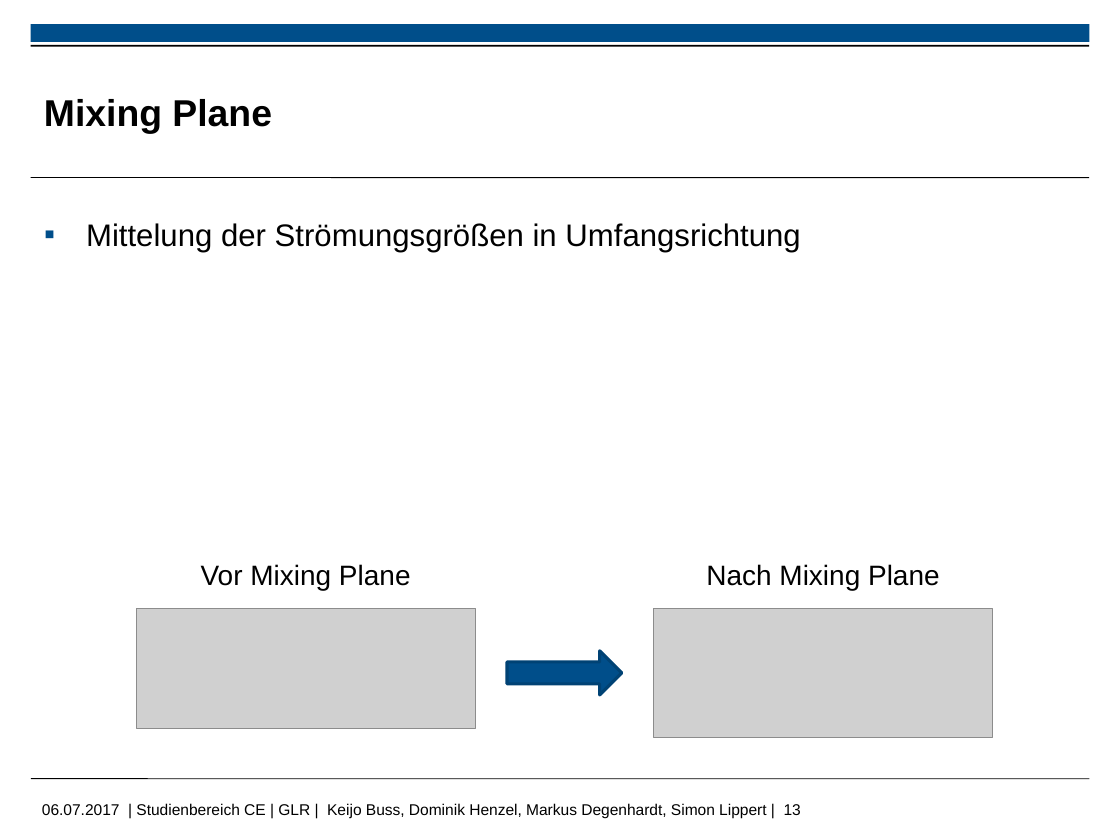
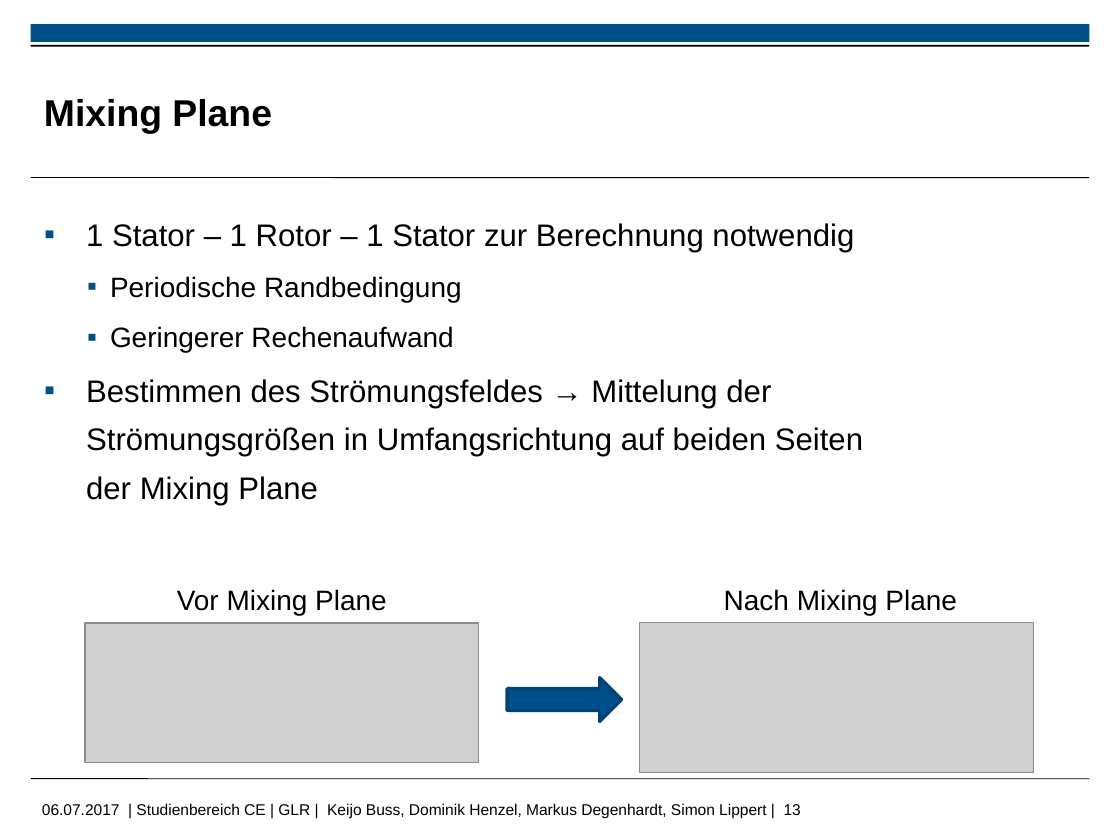
Before and after one commit to MDegenhardt/AusarbeitungADP, a slide deck: slide 13 of Präsentation/Abschluss_Präsentation_Keijo.pptx. Drawn at 1120x840 pixels with LibreOffice and Linux fonts; fonts in the diff are those of the drawing; grey boxes stand for pictures; background and template pictures are left out. Boxes give left, top, right and bottom in pixels: in the first picture for what was removed or moved away, otherwise in the second. Text is boxed around its words. In the diff, an @@ line names an element or a change of style, - is before the commit and + after.

Commit message:
6.7.17_4

```diff
--- a/Präsentation/Abschluss_Präsentation_Keijo.pptx
+++ b/Präsentation/Abschluss_Präsentation_Keijo.pptx
@@ text at [86,223,863,505]: text changed @@
-▪ Mittelung der Strömungsgrößen in Umfangsrichtung
+▪ 1 Stator – 1 Rotor – 1 Stator zur Berechnung notwendig
+    ▪ Periodische Randbedingung
+    ▪ Geringerer Rechenaufwand
+▪ Bestimmen des Strömungsfeldes → Mittelung der Strömungsgrößen in Umfangsrichtung auf beiden Seiten der Mixing Plane
@@ text "Vor Mixing Plane": place and size @@
-text "Vor Mixing Plane" at [201,564,411,590]
+text "Vor Mixing Plane" at [177,589,387,615]
@@ text "Nach Mixing Plane": place and size @@
-text "Nach Mixing Plane" at [706,564,940,590]
+text "Nach Mixing Plane" at [724,589,957,615]
@@ picture: place and size @@
-picture at [137,608,476,728]
+picture at [85,623,478,762]
@@ picture: place and size @@
-picture at [653,608,992,737]
+picture at [640,623,1033,773]
@@ right arrow: place and size @@
-right arrow at [507,651,622,694]
+right arrow at [507,678,622,721]
```
Also in this commit, not shown: 1 other slide changed.
